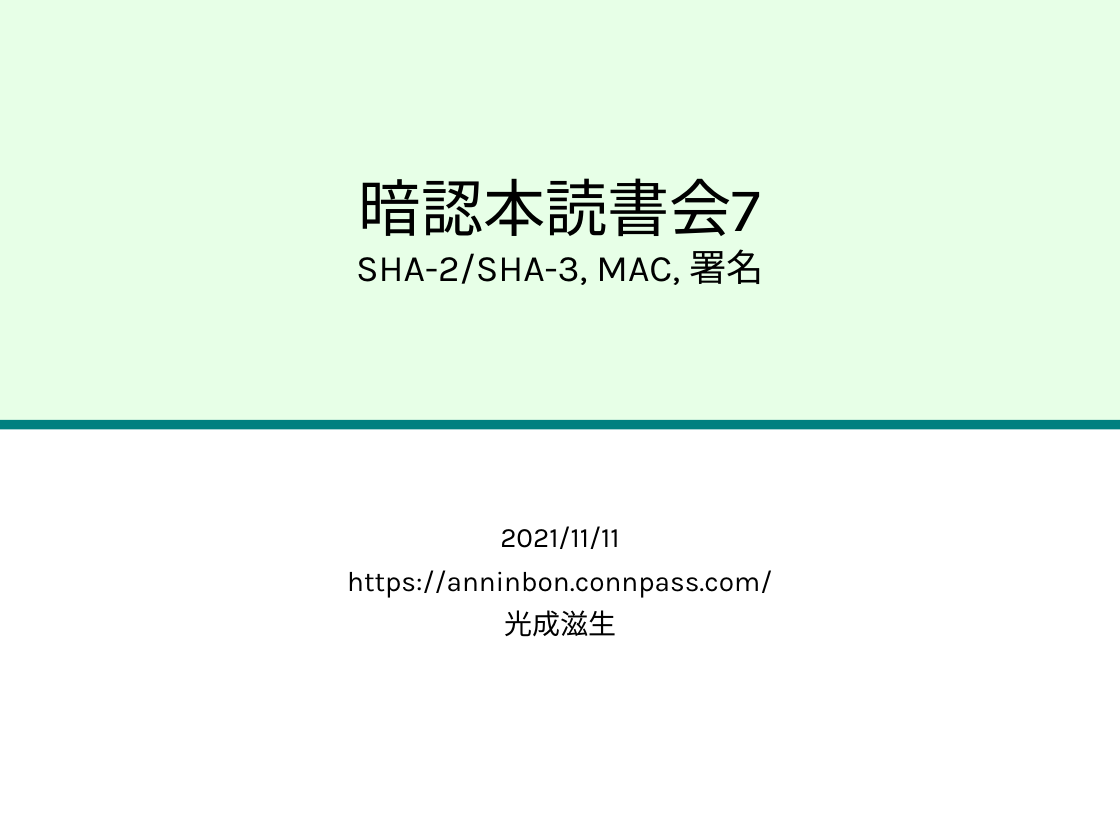
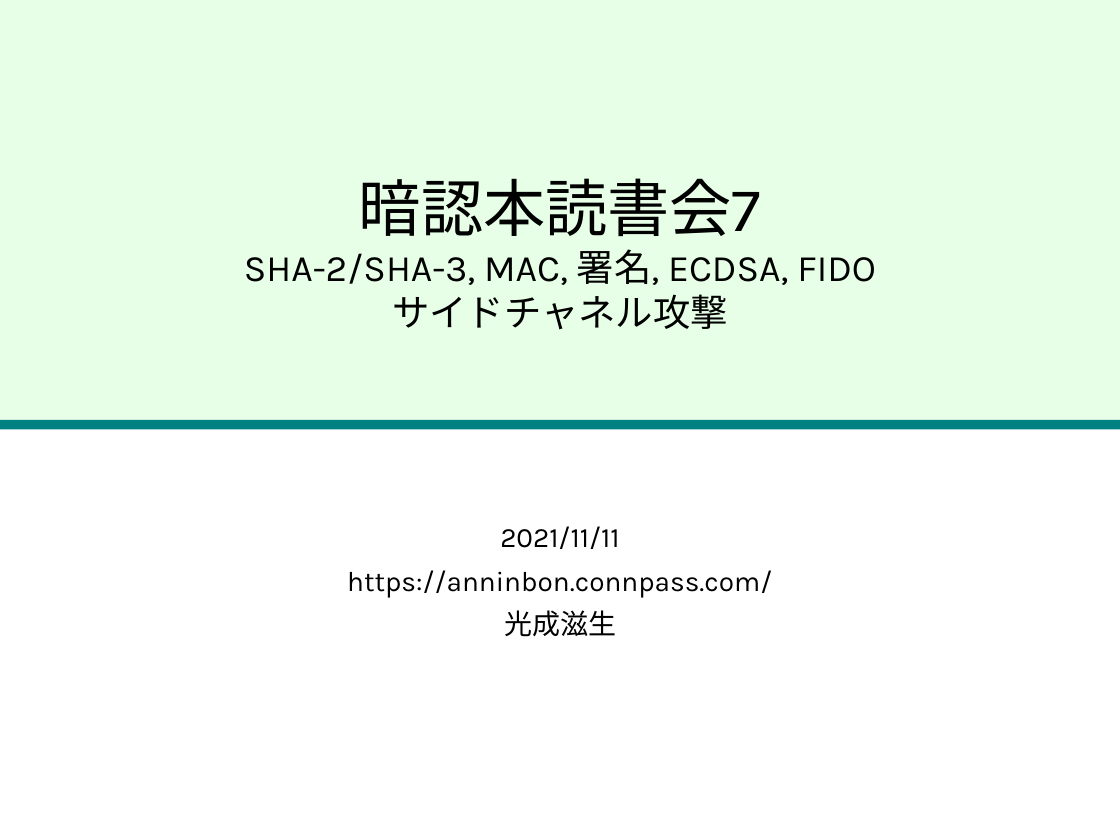
Before and after one commit to herumi/anninbon, a slide deck: slide 1 of lec/anninbon7.pptx. Drawn at 1120x840 pixels with LibreOffice and Linux fonts; fonts in the diff are those of the drawing; background and template pictures are left out. Boxes give left, top, right and bottom in pixels: in the first picture for what was removed or moved away, otherwise in the second. Text is boxed around its words. In the diff, an @@ line names an element or a change of style, - is before the commit and + after.

```diff
--- a/lec/anninbon7.pptx
+++ b/lec/anninbon7.pptx
@@ title at <box>244,178,876,330</box>: text changed @@
-暗認本読書会7
-SHA-2/SHA-3, MAC, 署名
+暗認本読書会7
+SHA-2/SHA-3, MAC, 署名, ECDSA, FIDO
+サイドチャネル攻撃
```
Also in this commit, not shown: 17 slides removed, 1 other file.
